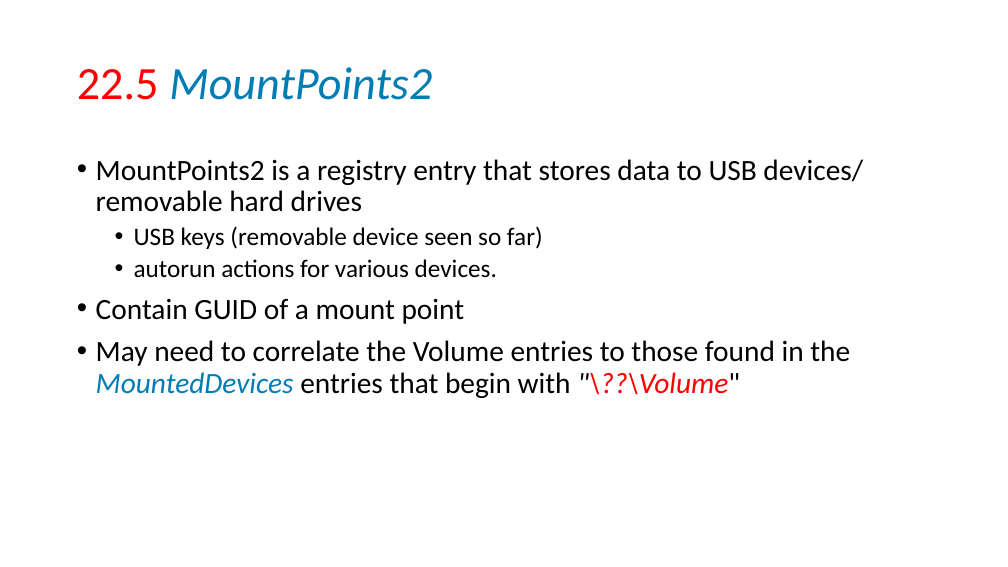
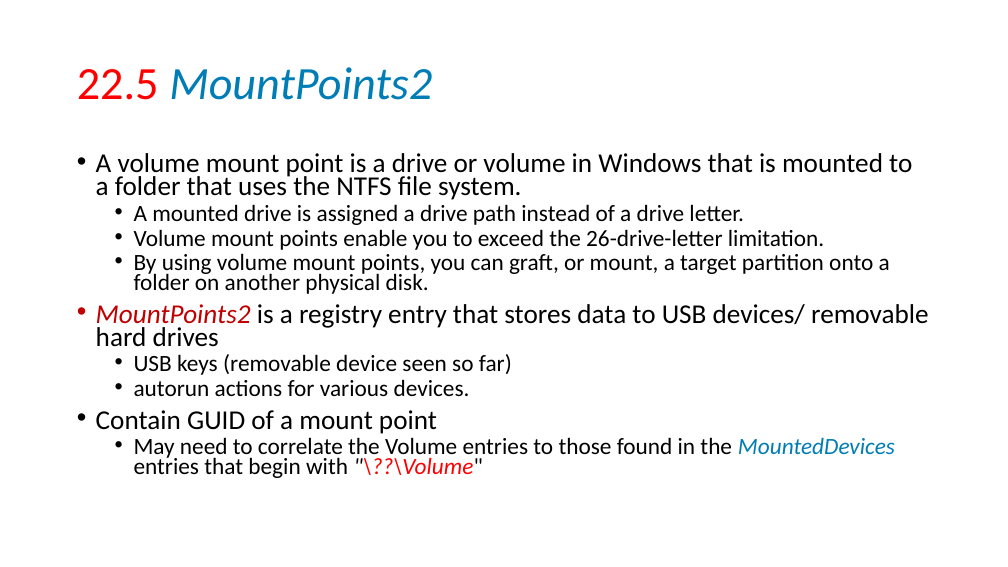
Before and after one commit to frankwxu/digital-forensics-lab, a slide deck: slide 28 of NIST_Data_Leakage_Case/NIST_Data_Leakage_04_Email_USB.pptx (slide 26 before the commit). Drawn at 1008x567 pixels with LibreOffice and Linux fonts; fonts in the diff are those of the drawing; background and template pictures are left out. Boxes give left, top, right and bottom in pixels: in the first picture for what was removed or moved away, otherwise in the second. Text is boxed around its words. In the diff, an @@ line names an element or a change of style, - is before the commit and + after.

```diff
--- a/NIST_Data_Leakage_Case/NIST_Data_Leakage_04_Email_USB.pptx
+++ b/NIST_Data_Leakage_Case/NIST_Data_Leakage_04_Email_USB.pptx
@@ text at bbox=[96, 153, 912, 294]: paragraphs added @@
+• A volume mount point is a drive or volume in Windows that is mounted to a folder that uses the NTFS file system.
+  • A mounted drive is assigned a drive path instead of a drive letter.
+  • Volume mount points enable you to exceed the 26-drive-letter limitation.
+  • By using volume mount points, you can graft, or mount, a target partition onto a folder on another physical disk.
@@ text at bbox=[96, 304, 929, 478]: size 28 to 25.9 pt in "MountPoints2 is a registry entry that stores ...", "Contain GUID of a mount point"; text colour #000000 to #C00000, italic on in "MountPoints2"; size 24 to 22.2 pt in "USB keys (removable device seen so far)", "autorun actions for various devices."; size 28 to 22.2 pt in "May need to correlate the Volume entries ..."; line spacing 0.9 to 0.7; list level 1 to 2 in "May need to correlate the ..." @@
```
Also in this commit, not shown: 15 other slides changed, 2 slides added, 10 other files.
